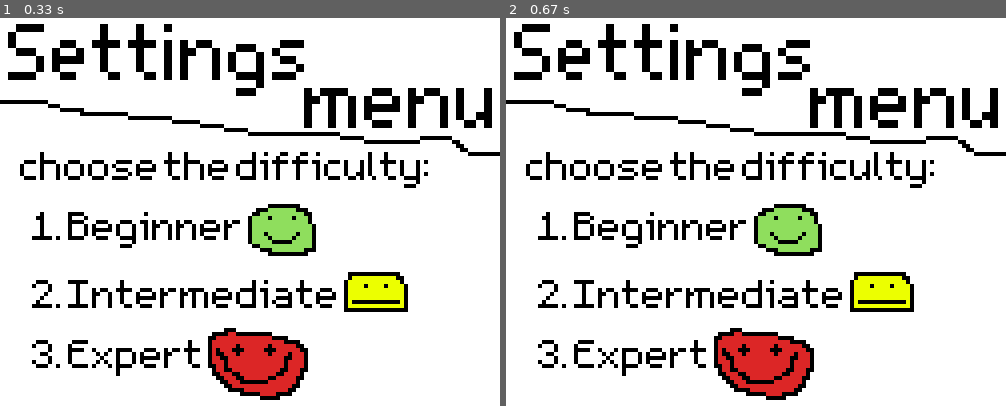
Above: before the commit, frames 1-2 (left to right).
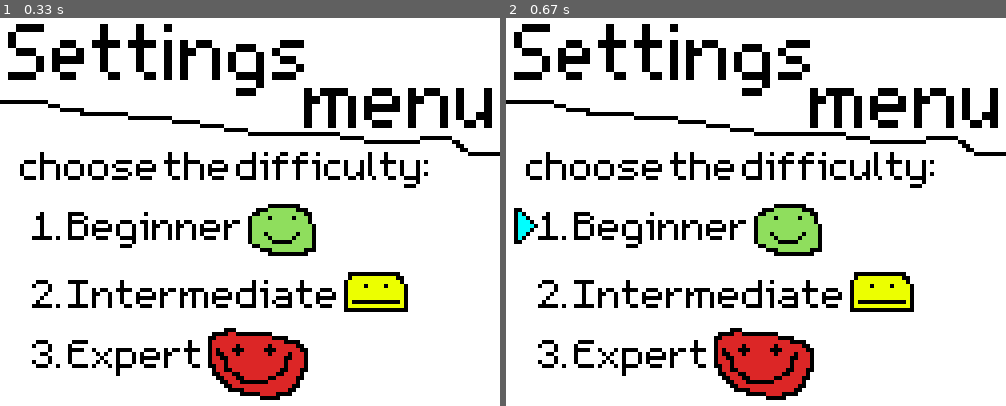
Above: after the commit, the same moments.

Repository: Alan-Bobrov/Minesweeper-with-pygame
Game: pygame game, started from game.py
The game is run twice, just before and just after one commit, with the same random seed, the same clock (stepped at 60 frames per second) and the same inputs.
Inputs (mouse positions are in pixels of both pictures, inside the frame that each line leads up to):
- Up to frame 1 (0.33 s): no input
- Up to frame 2 (0.67 s): press the mouse at (671, 231) at 0.37 s; move the mouse to (636, 192) at 0.47 s; release the mouse at (601, 157) at 0.6 s

Frame 1 is identical in both runs. In frame 2, 0.3% of the frame differs, in the area x 1-7%, y 48-59%.

Commit message:
Update game.py

Diff:
--- a/game.py
+++ b/game.py
@@ -13,7 +13,7 @@
 
     while is_game:
         settings_screen.blit(settings_menu, (0, 0))
-        if difficulty and 0:
+        if difficulty:
             if difficulty == "Beginner":
                 settings_screen.blit(selecting_arrow, (8, 192))
             elif difficulty == "Intermediate":
@@ -30,13 +30,13 @@
                 x, y = pg.mouse.get_pos()
                 print(x, y)
 
-
-                '''if () and ():
+                if (0 < x < 330) and (185 < y < 250):
+                    print(1)
+                    difficulty = "Beginner"
+                elif () and ():
                     pass
                 elif () and ():
                     pass
-                elif () and ():
-                    pass'''
 
         pg.display.flip()
 
